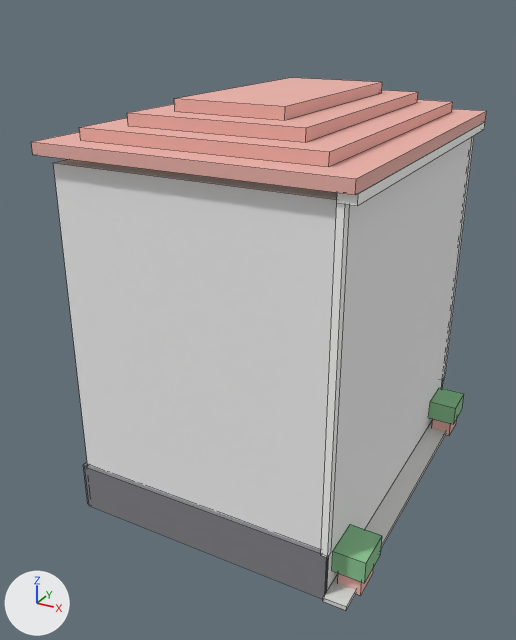
The FBX model Assets/Resources/CoastRun/Models/FShop_Tall.fbx, before and after one commit.
Camera for both pictures: a camera (50 mm lens) standing at (4.04, -14.15, 10.74) and looking at (-3.29, -0.81, 4.07). Every picture has the same lights, and +X, +Y and +Z are marked at lower left. The older version comes first. Mesh edges are drawn as thin lines. Where no turn or scale is listed for an object, it has been applied to the vertices.

Names of what the first picture shows: 'FShop_Tall'.
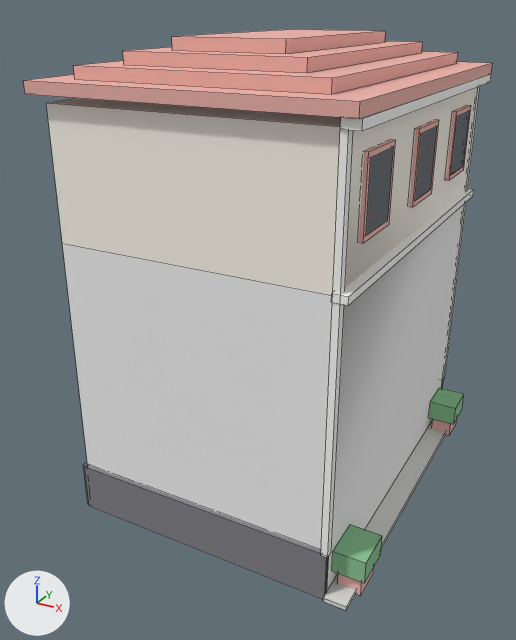
The change in detail:
Material 'Glass' (mat_glass) is new.
Its base color is (0.45, 0.66, 0.78) (blue #b3d4e5).
Its roughness is 0.85.
me_body_001 is used by ob_fshop_tall; location (0.0, 0.0, 0.0).
Verts and faces of me_body_001; kept vertices keep their numbers, new ones are numbered from 128.
Before the commit, vertices of me_body_001: 0 (-6.0, -4.0, 0.0), 1 (0.0, -4.0, 0.0), 2 (0.0, 4.0, 0.0), 3 (-6.0, 4.0, 0.0), 4 (-6.0, -4.0, 8.0) at pixel (53, 162).
Before the commit, vertices of me_body_001: 5 (0.0, -4.0, 8.0), 6 (0.0, 4.0, 8.0), 7 (-6.0, 4.0, 8.0), 73 (-0.09, -4.13, 8.0) at pixel (336, 201), 75 (-0.09, -3.95, 8.0).
Before the commit, vertices of me_body_001: 77 (0.05, -4.13, 8.0), 79 (0.05, -3.95, 8.0), 81 (-0.09, 3.95, 8.0), 83 (-0.09, 4.13, 8.0), 85 (0.05, 3.95, 8.0).
Before the commit, vertices of me_body_001: 87 (0.05, 4.13, 8.0).
me_body_001 had 128 vertices, 96 faces and spanned x -6.25..0.7, y -4.25..4.25, z 0.0..9.13.
me_body_001 now has 188 vertices, 143 faces and spans x -6.25..0.7, y -4.25..4.25, z 0.0..10.23.
me_body_001 part 1: a new loose piece, a box spanning x -0.1..0.2, y -4.15..4.15, z 6.34..6.5, in mat_trim (white #fefefc).
me_body_001 part 2: a new loose piece, a box spanning x -0.02..0.08, y -3.317..-2.017, z 7.135..8.635, in mat_frame (pink #f3bcb3).
me_body_001 part 3: a new loose piece, a box spanning x 0.04..0.08, y -3.217..-2.117, z 7.235..8.535, in mat_glass (blue #b3d4e5).
me_body_001 part 4: a new loose piece, a box spanning x -0.02..0.08, y -0.65..0.65, z 7.135..8.635, in mat_frame (pink #f3bcb3).
me_body_001 part 5: a new loose piece, a box spanning x 0.04..0.08, y -0.55..0.55, z 7.235..8.535, in mat_glass (blue #b3d4e5).
me_body_001 part 6: a new loose piece, a box spanning x -0.02..0.08, y 2.017..3.317, z 7.135..8.635, in mat_frame (pink #f3bcb3).
me_body_001 part 7: a new loose piece, a box spanning x 0.04..0.08, y 2.117..3.217, z 7.235..8.535, in mat_glass (blue #b3d4e5).
me_body_001 part 8: the loose piece of 8 vertices spanning x -0.07..0.27, y -4.17..4.17, z 7.99..8.17 is moved by (0.0, 0.0, 1.1).
me_body_001 part 9: the loose piece of 8 vertices spanning x -6.25..0.25, y -4.25..4.25, z 8.17..8.41 is moved by (0.0, 0.0, 1.1).
me_body_001 part 10: the loose piece of 8 vertices spanning x -5.56..-0.44, y -3.67..3.67, z 8.41..8.65 is moved by (0.0, 0.0, 1.1).
me_body_001 part 11: the loose piece of 8 vertices spanning x -4.87..-1.13, y -3.08..3.08, z 8.65..8.89 is moved by (0.0, 0.0, 1.1).
me_body_001 part 12: the loose piece of 8 vertices spanning x -4.18..-1.82, y -2.5..2.5, z 8.89..9.13 is moved by (0.0, 0.0, 1.1).
Part 13, on me_body_001:
Vertices deleted: 4 to 7 (with the faces that use them).
Vertices 73, 75, 77, 79, 81, 83, 85, 87 move by (0.0, 0.0, 1.1).
New vertices 128 to 131 stand at vertices 0 to 3, in that order, plus (0.0, 0.0, 6.4).
New vertices 132 to 135 stand at vertices 128 to 131, in that order, plus (0.0, 0.0, 2.7).
New faces: (1, 2, 130, 129), (0, 1, 129, 128), (2, 3, 131, 130) (mat_facadefront (white #f3f3f3)).
New faces: (0, 128, 131, 3), (128, 129, 130, 131), (128, 132, 135, 131), (130, 131, 135, 134), (129, 130, 134, 133), (128, 129, 133, 132) (mat_wall (white #fdf8ed)).
New faces: (132, 133, 134, 135) (mat_wall (white #fdf8ed)).
me_body_001 gains material mat_glass (blue #b3d4e5).

Location of each change, (x1, y1, x2, y2) in pixels of the pictures (516 x 640 px; the box of a moved part takes in the faces that stretch with it):
'FShop_Tall', reshaped (9% taller): before (31, 78, 486, 610); after (23, 29, 492, 610)
part 1 of me_body_001, added: after (331, 189, 474, 306)
part 2 of me_body_001, added: after (359, 139, 396, 243)
part 3 of me_body_001, added: after (366, 147, 393, 234)
part 4 of me_body_001, added: after (409, 120, 439, 207)
part 5 of me_body_001, added: after (415, 126, 437, 200)
part 6 of me_body_001, added: after (446, 105, 471, 180)
part 7 of me_body_001, added: after (451, 110, 470, 175)
part 8 of me_body_001, moved or reshaped: before (337, 122, 485, 206); after (340, 74, 491, 131)
part 9 of me_body_001, moved or reshaped: before (31, 109, 486, 195); after (23, 62, 492, 119)
part 10 of me_body_001, moved or reshaped: before (79, 100, 453, 167); after (73, 52, 458, 95)
part 11 of me_body_001, moved or reshaped: before (127, 90, 418, 142); after (123, 41, 422, 73)
part 12 of me_body_001, moved or reshaped: before (174, 78, 382, 120); after (172, 29, 386, 54)
part 13 of me_body_001, built on: before (53, 136, 474, 453); after (46, 86, 480, 453)
